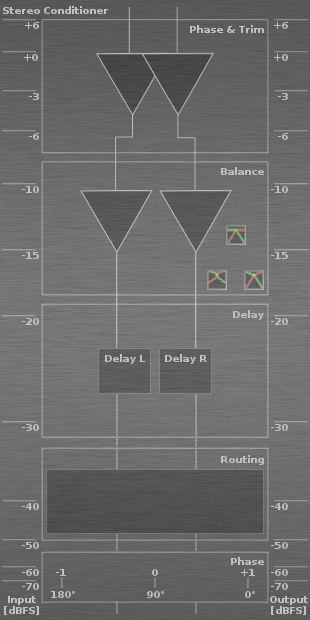
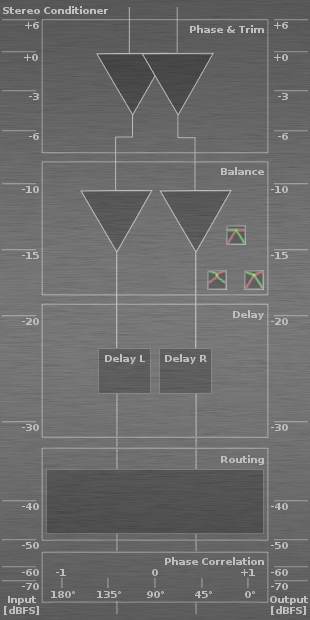
Layered file, before and after one edit (310 × 620). Changes by layer:
renamed "Phase" to "Phase Correlation", painted on it over bbox(165, 557, 264, 565)
added layer "135°" above "45°" over bbox(97, 591, 121, 598)
added layer "45°" above "90°" over bbox(195, 591, 212, 598)
painted on "phase ticks" over bbox(107, 578, 203, 588)
